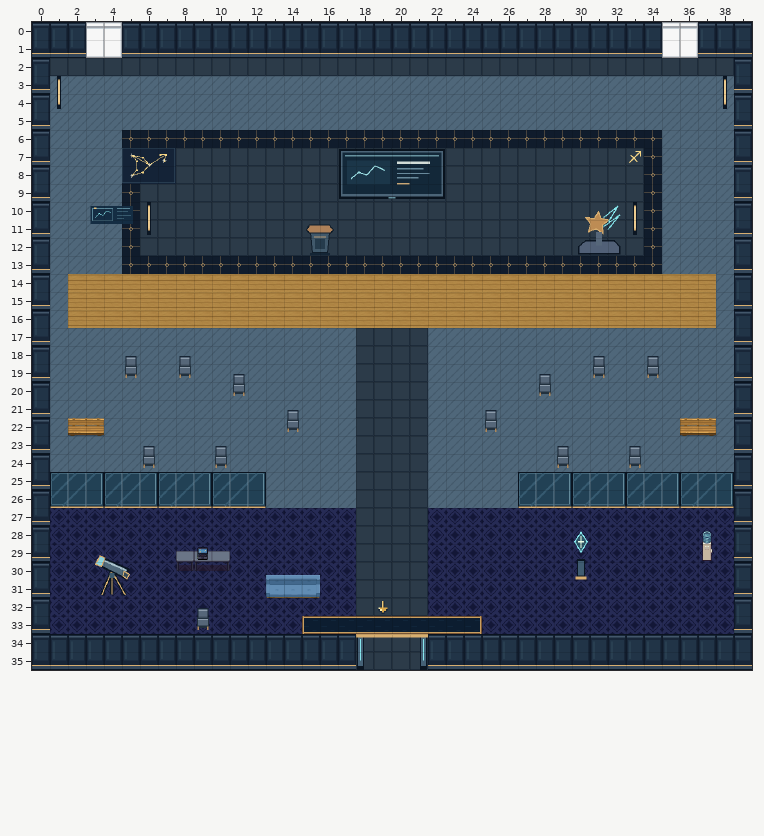
Two states of a Tiled map (JSON), maps/preview/speaker-sagittarius.tmj. The first picture shows the starting point.
Cells are 32x32 px. Shown: x 0..39, y 0..35.
The result:
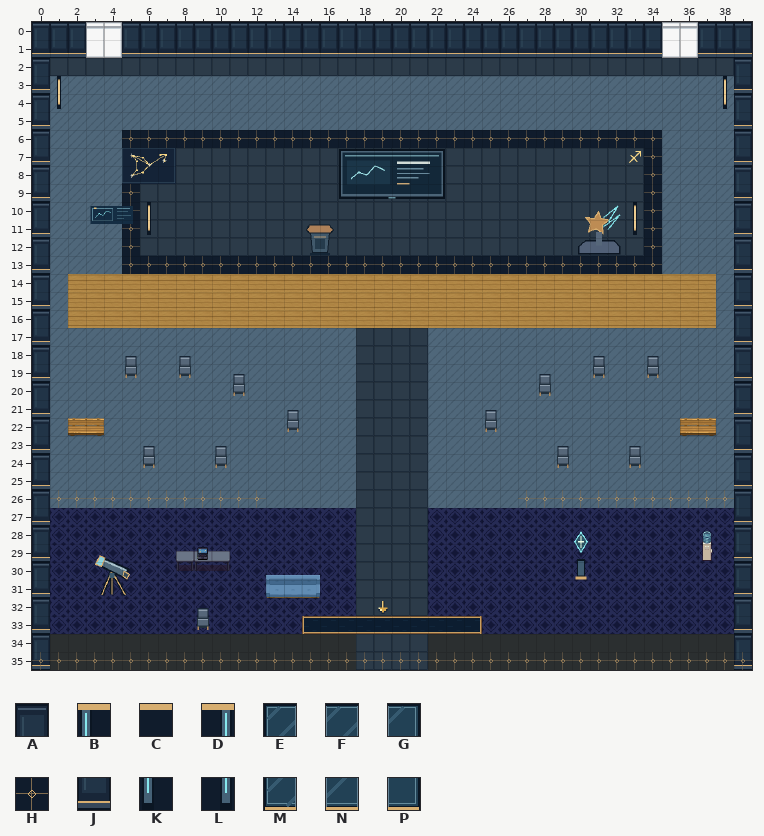
Key: from "art-0": A 0, B 1, C 2, D 4, E 9, F 10, G 11, H 15, J 16, K 17, L 20, M 25, N 26, P 27.
_ is an empty cell, # one hidden under a higher layer, . an unchanged one.
Edits made:
--- layer "scenery-belowAvatar-0"
@@ x 1..38 @@
-26 ____________..............____________
+26 HHHHHHHHHHHH..............HHHHHHHHHHHH
@@ x 18..21 @@
-35 ____
+35 HHHH
--- layer "scenery-belowAvatar-2"
@@ x 0..39 @@
-35 _......................................_
+35 J......................................J
--- layer "scenery-belowAvatar-3"
@@ x 0..39 @@
-35 __________________....__________________
+35 HHHHHHHHHHHHHHHHHH....HHHHHHHHHHHHHHHHHH
--- layer "scenery-aboveAvatar-0" (removed)
@@ x 1..38 @@
-25 EFGEFGEFGEFG..............EFGEFGEFGEFG
-26 MNPMNPMNPMNP..............MNPMNPMNPMNP
+25 ____________..............____________
+26 ____________..............____________
@@ x 0..39 @@
-34 ..................BCCD..................
-35 #.................K..L.................#
+34 ..................____..................
+35 _................._.._................._
--- layer "scenery-aboveAvatar-1" (removed)
@@ x 0..39 @@
-34 .AAAAAAAAAAAAAAAAA....AAAAAAAAAAAAAAAAA.
-35 JJJJJJJJJJJJJJJJJJ....JJJJJJJJJJJJJJJJJJ
+34 ._________________...._________________.
+35 __________________....__________________
Changed places in both pictures, as pixel boxes (x1, y1, x2, y2):
changed: (50, 472, 266, 508)
changed: (518, 472, 734, 508)
changed: (32, 634, 752, 670)
